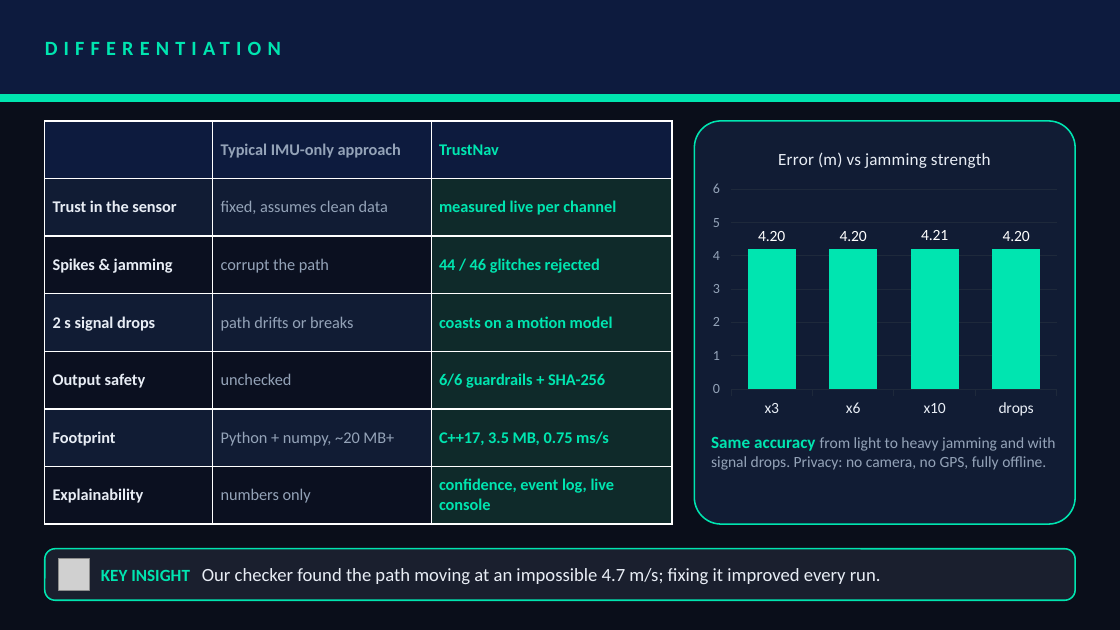
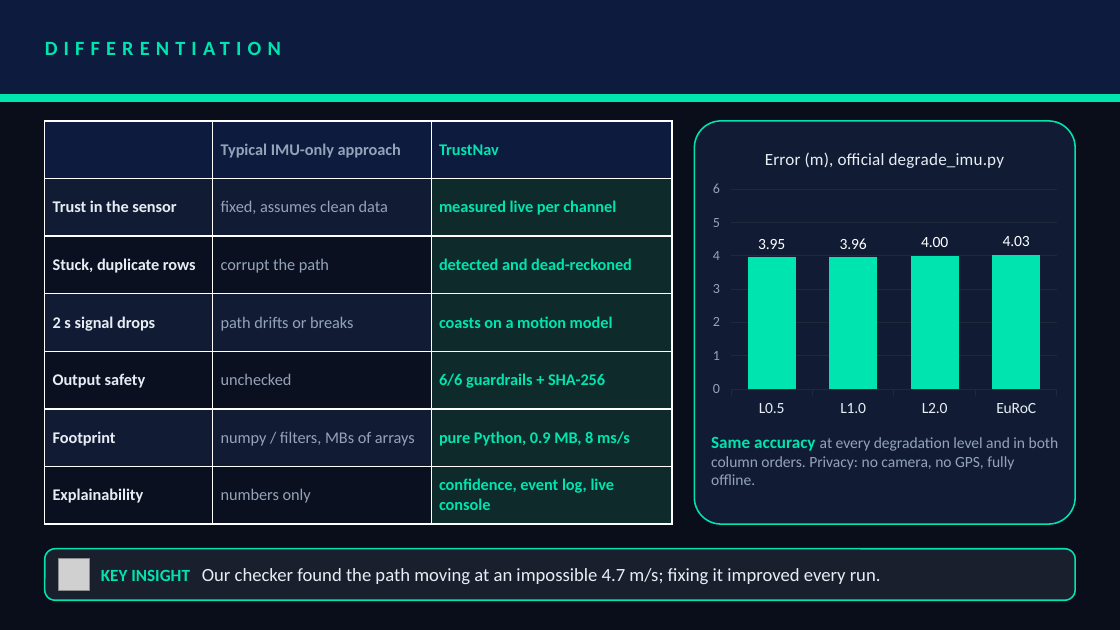
Before and after one commit to Am-berneal/TrustNav-GPS-Denied-Navigation, a slide deck: slide 6 of presentation/Thapar_University_Cipher_Guards.pptx. Drawn at 1120x630 pixels with LibreOffice and Linux fonts; fonts in the diff are those of the drawing; grey boxes stand for pictures. Boxes give left, top, right and bottom in pixels: in the first picture for what was removed or moved away, otherwise in the second. Text is boxed around its words. In the diff, an @@ line names an element or a change of style, - is before the commit and + after.

```diff
--- a/presentation/Thapar_University_Cipher_Guards.pptx
+++ b/presentation/Thapar_University_Cipher_Guards.pptx
@@ table at [45, 121, 672, 524] @@
-row 3, column 1: Spikes & jamming
+row 3, column 1: Stuck, duplicate rows
-row 3, column 3: 44 / 46 glitches rejected
+row 3, column 3: detected and dead-reckoned
-row 6, column 2: Python + numpy, ~20 MB+
+row 6, column 2: numpy / filters, MBs of arrays
-row 6, column 3: C++17, 3.5 MB, 0.75 ms/s
+row 6, column 3: pure Python, 0.9 MB, 8 ms/s
@@ column chart at [706, 132, 1064, 423] @@
@@ title "Error (m) vs jamming strength" to "Error (m), official degrade_imu.py" @@
-categories: x3, x6, x10, drops
+categories: L0.5, L1.0, L2.0, EuRoC
-Series 1: 4.2, 4.2, 4.21, 4.2
+Series 1: 3.95, 3.96, 4, 4.03
@@ text at [711, 437, 1059, 485]: text changed @@
-Same accuracy from light to heavy jamming and with signal drops. Privacy: no camera, no GPS, fully offline.
+Same accuracy at every degradation level and in both column orders. Privacy: no camera, no GPS, fully offline.
```
Also in this commit, not shown: 6 other slides changed, 43 other files.
